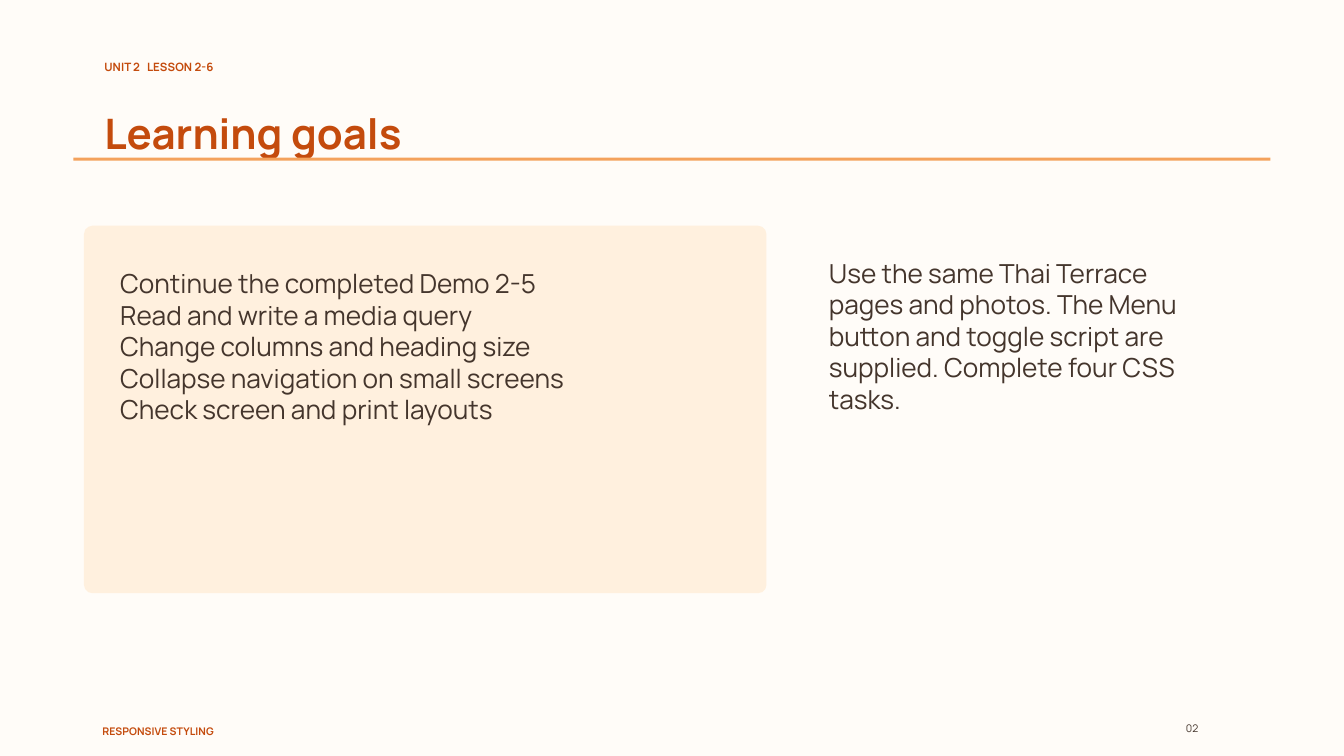
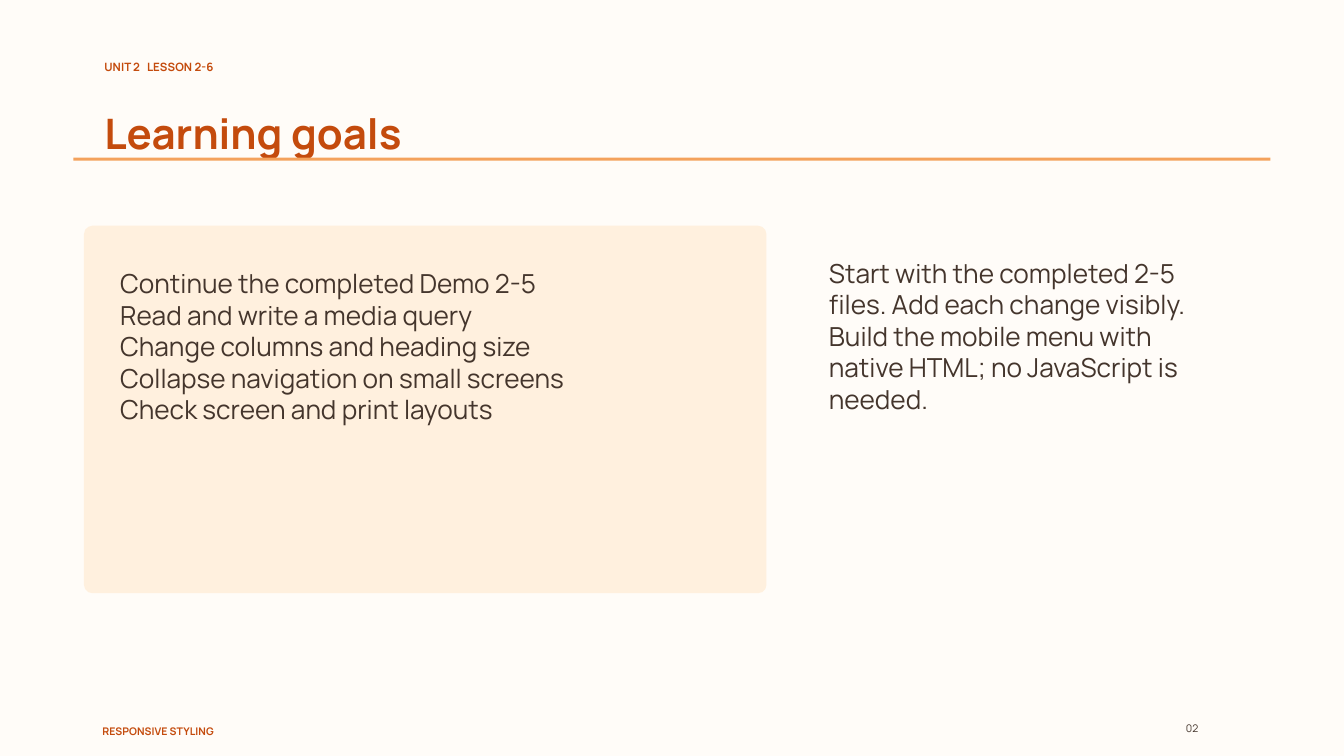
Before and after one commit to nakarapunchai/cis181-course-template, a slide deck: slide 2 of demo/Demo 2-6/Lesson 2-6 Responsive Styling.pptx. Drawn at 1344x756 pixels with LibreOffice and Linux fonts; fonts in the diff are those of the drawing. Boxes give left, top, right and bottom in pixels: in the first picture for what was removed or moved away, otherwise in the second. Text is boxed around its words. In the diff, an @@ line names an element or a change of style, - is before the commit and + after.

Commit message:
Rebuild Demo 2-6 from completed 2-5 with native HTML navigation

```diff
--- a/demo/Demo 2-6/Lesson 2-6 Responsive Styling.pptx
+++ b/demo/Demo 2-6/Lesson 2-6 Responsive Styling.pptx
@@ text at (829, 263, 1185, 410): text changed @@
-Use the same Thai Terrace pages and photos. The Menu button and toggle script are supplied. Complete four CSS tasks.
+Start with the completed 2-5 files. Add each change visibly. Build the mobile menu with native HTML; no JavaScript is needed.
```
Also in this commit, not shown: 7 other slides changed, 19 other files.
